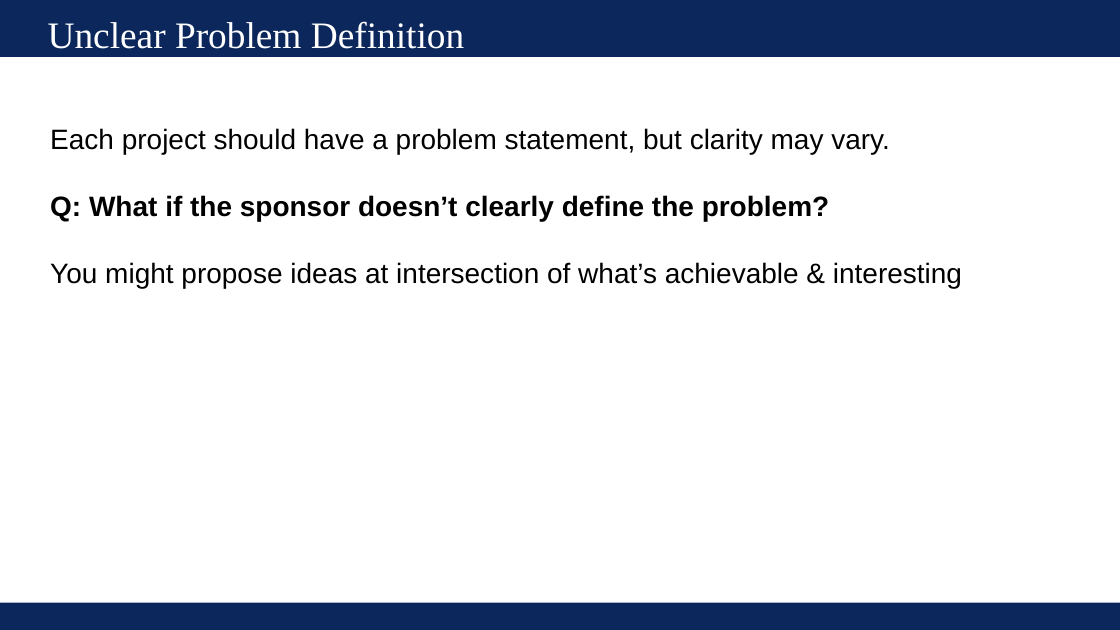
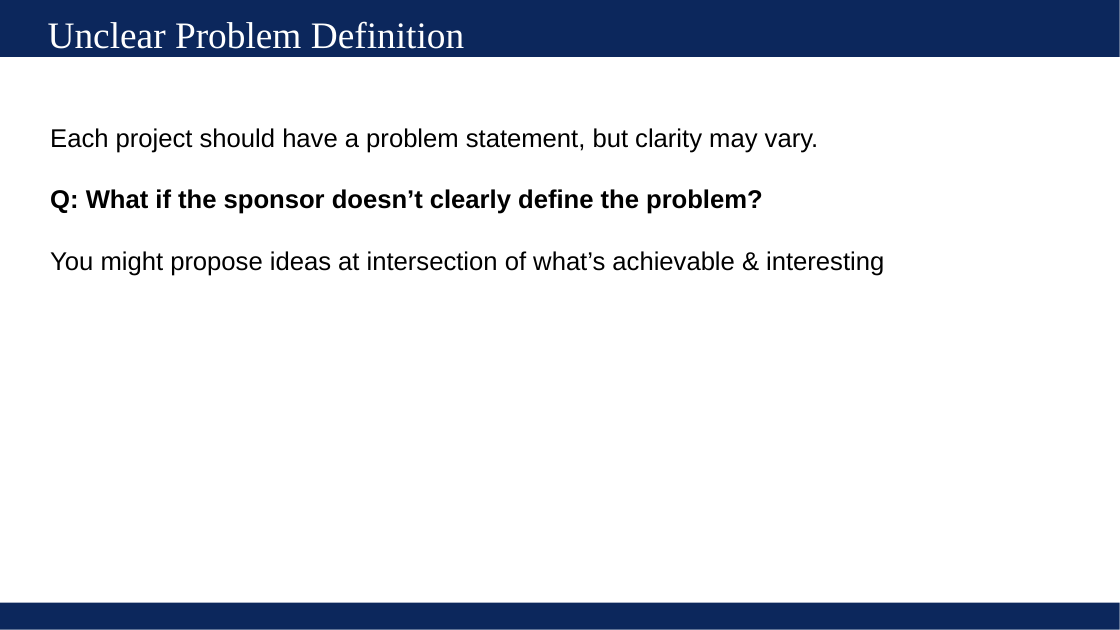
Before and after one commit to UVADS/ds6011, a slide deck: slide 7 of 08_getting_started_and_troubleshooting.pptx. Drawn at 1120x630 pixels with LibreOffice and Linux fonts; fonts in the diff are those of the drawing. Boxes give left, top, right and bottom in pixels: in the first picture for what was removed or moved away, otherwise in the second. Text is boxed around its words. In the diff, an @@ line names an element or a change of style, - is before the commit and + after.

```diff
--- a/08_getting_started_and_troubleshooting.pptx
+++ b/08_getting_started_and_troubleshooting.pptx
@@ text "Each project should have a ..." at box(50, 128, 884, 276): size 24 to 22 pt @@
```
Also in this commit, not shown: 4 other slides changed, 1 other file.
